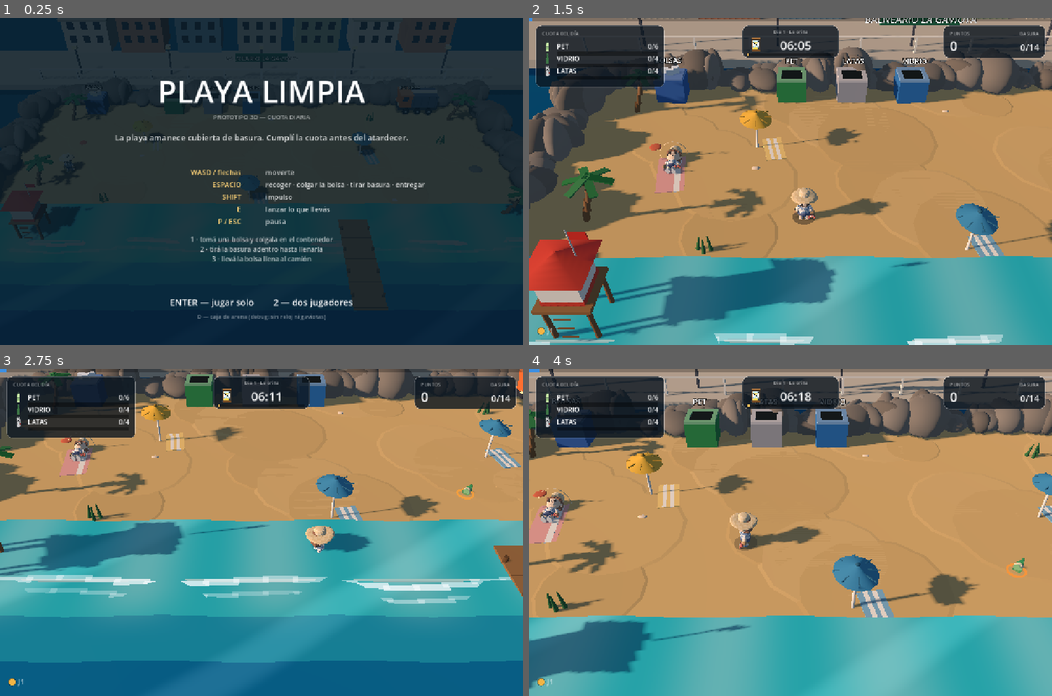
Above: before the commit, frames 1-4 (two rows, left to right).
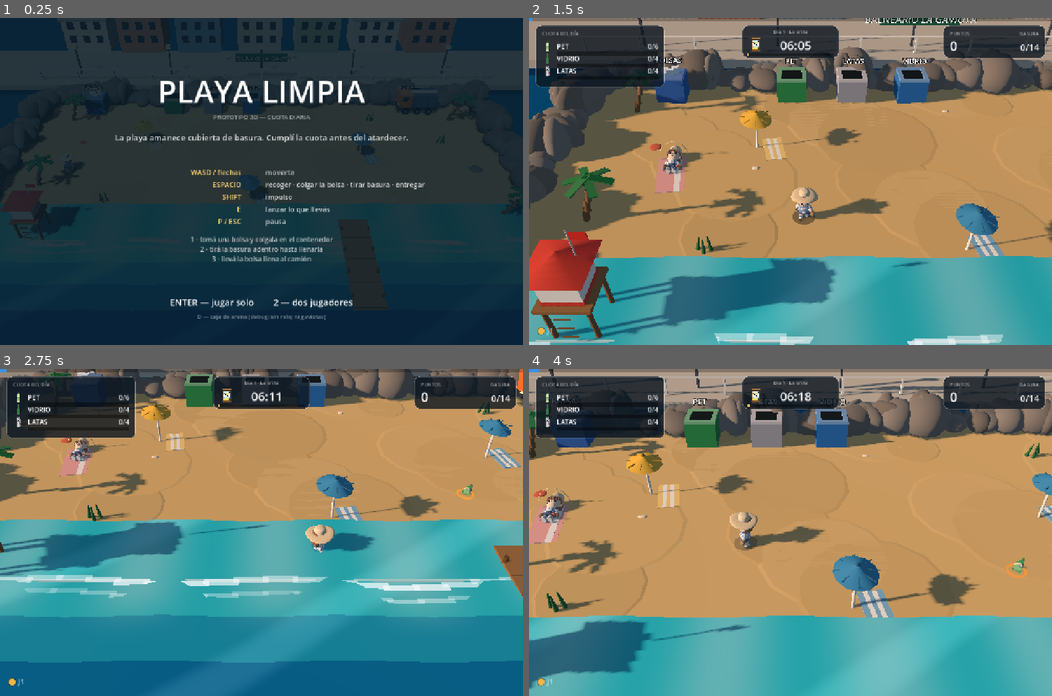
Above: after the commit, the same moments.

Repository: Catech124/playa-limpiar
Game: Godot game, scene res://scenes/Main.tscn
Same seed, same stepped clock (60 frames per second), same inputs: the game is played once before the commit and once after it.
Inputs:
- Up to frame 1 (0.25 s): no input
- Up to frame 2 (1.5 s): tap Enter at 0.5 s; hold D 0.53-1.28 s; tap Shift at 0.6 s; tap Space at 0.77, 1.07 s; hold S from 1.28 s (still down); tap E at 1.35 s
- Up to frame 3 (2.75 s): tap Space at 1.52, 1.82 s; release S at 2.03 s; hold D from 2.03 s (still down); tap Enter at 2.1 s
- Up to frame 4 (4 s): release D at 2.78 s; hold W 2.78-3.53 s; tap Ctrl at 2.85 s; tap Space at 3.02, 3.32, 3.77 s; hold A from 3.53 s (still down); tap Keypad Enter at 3.6 s

The runs differ from the first frame. In frame 1, less than 0.1% of the frame differs, in the area x 14-15%, y 46-47%; in frame 2, 0.3%, in the area x 25-69%, y 37-63%; in frame 3, 0.2%; in frame 4, 0.3%.

Commit message:
Pescador suave en el juego: sin cangrejo y con rig armado al cargar
- assets/kid.glb = pescador_suave.glb (25.390 tris, normales suaves, 20
  materiales). Queda también copia como assets/pescador_suave.glb.
- Al cargar un GLB externo, el jugador ahora:
  1. quita el cangrejo (brazoC/pataC/pinza/ojoC/pupC/reborde/pedunculo/dedo-1x),
  2. arma el rig agrupando las mallas por nombre en arm_l/arm_r/leg_l/leg_r/
     head/hat, con pivotes calculados por AABB (hombro, cadera, cuello, ala),
  3. achica el ala al 78% para que la cámara alta no tape la cara.
- Los NPCs siguen sin rig (pendientes): usan el mismo GLB tal cual.

108 comprobaciones headless en verde (incluye caminar mueve las piernas).

Diff:
--- a/scripts/player.gd
+++ b/scripts/player.gd
@@ -95,10 +95,11 @@
 		if node is Node3D:
 			_hinges[hinge] = node
 
-	# Modelos externos (p. ej. "pescador low poly") traen un ala enorme que, con
-	# la cámara alta, tapa al personaje: se achica el sombrero al entrar al juego.
+	# Modelos externos (p. ej. "pescador low poly"): no traen bisagras ni el
+	# tamaño del juego, así que al entrar se les arma el rig, se les quita el
+	# cangrejo y se achica el ala para que la cámara alta no tape la cara.
 	if model != null and model.find_child("ala_e0ba79", true, false) != null:
-		call_deferred("_shrink_external_hat", model)
+		call_deferred("_prepare_external", model)
 
 	_add_shadow_disc()
 
@@ -107,6 +108,78 @@
 	# quedan en (±0.09, 0.41, 0.27) en el espacio del cuerpo.
 	carry_anchor.position = Vector3(0.0, 0.345, 0.220)
 	_body_mesh.add_child(carry_anchor)              # gira con el personaje
+
+
+## Prepara un GLB externo: sin cangrejo, con bisagras y con el ala más chica.
+func _prepare_external(model: Node3D) -> void:
+	_remove_crab(model)
+	_build_external_rig(model)
+	_shrink_external_hat(model)
+	for hinge in ["arm_l", "arm_r", "leg_l", "leg_r", "head", "hat"]:
+		var n := model.find_child(hinge, true, false)
+		if n is Node3D:
+			_hinges[hinge] = n
+
+
+## Quita el cangrejo que trae el pescador (ahora es un modelo aparte).
+func _remove_crab(model: Node3D) -> void:
+	var crab := ["brazoC-1", "brazoC1", "concha", "vientre", "reborde-1", "reborde1",
+		"pedunculo-1", "pedunculo1", "ojoC-1", "ojoC1", "pupC-1", "pupC1",
+		"pinza-1", "pinza1", "dedo-10", "dedo-11", "dedo10", "dedo11"]
+	for i in 4:
+		crab.append("pataC-1%d" % i)
+		crab.append("pataC1%d" % i)
+	for n in model.find_children("*", "MeshInstance3D", true, false):
+		if crab.has(String(n.name)):
+			n.queue_free()
+
+
+## Agrupa las mallas sueltas del GLB en 6 bisagras (hombros, caderas, cuello y
+## sombrero) para poder animarlo con el mismo código que el modelo propio.
+func _build_external_rig(model: Node3D) -> void:
+	var groups := {
+		"arm_l": ["manga-1", "brazo-1", "guante-1", "pulgar-1"],
+		"arm_r": ["manga1", "brazo1", "guante1", "pulgar1"],
+		"leg_l": ["pierna-1", "pie-1", "suela-1", "filo-1", "plant-1", "dedo-1_", "banda-1"],
+		"leg_r": ["pierna1", "pie1", "suela1", "filo1", "plant1", "dedo1_", "banda1"],
+		"head": ["cabeza", "oreja-1", "oreja1", "pelo", "ojo-1_", "ojo1_", "ceja-1",
+			"ceja1", "rubor-1", "rubor1", "nariz", "boca", "flequillo", "rizo", "patilla"],
+		"hat": ["ala_", "copa_", "cyl"],
+	}
+	var meshes := model.find_children("*", "MeshInstance3D", true, false)
+	for group in groups.keys():
+		var sel: Array = []
+		for mi in meshes:
+			if not is_instance_valid(mi):
+				continue
+			var nm := String(mi.name)
+			for pre in groups[group]:
+				if nm.begins_with(pre):
+					sel.append(mi)
+					break
+		if sel.is_empty():
+			continue
+		var box := AABB()
+		var first := true
+		for mi in sel:
+			var b: AABB = (mi as MeshInstance3D).global_transform * (mi as MeshInstance3D).get_aabb()
+			box = b if first else box.merge(b)
+			first = false
+
+		var pivot := Node3D.new()
+		pivot.name = group
+		model.add_child(pivot)
+		var anchor := Vector3(box.get_center().x, box.position.y, box.get_center().z)
+		match group:
+			"arm_l", "arm_r":
+				anchor.y = box.position.y + box.size.y * 0.92
+			"leg_l", "leg_r":
+				anchor.y = box.position.y + box.size.y
+			_:
+				anchor.y = box.position.y
+		pivot.position = model.to_local(anchor)
+		for mi in sel:
+			(mi as Node3D).reparent(pivot, true)
 
 
 ## Achica el sombrero de un GLB externo alrededor de su base, para que no tape
Binary file changed: assets/kid.glb
Not shown, changed: assets/kid.glb.import
Binary file added: assets/pescador_suave.glb
Not shown, added: assets/pescador_suave.glb.import
Binary file changed: docs/captura-personaje-ingame.png
